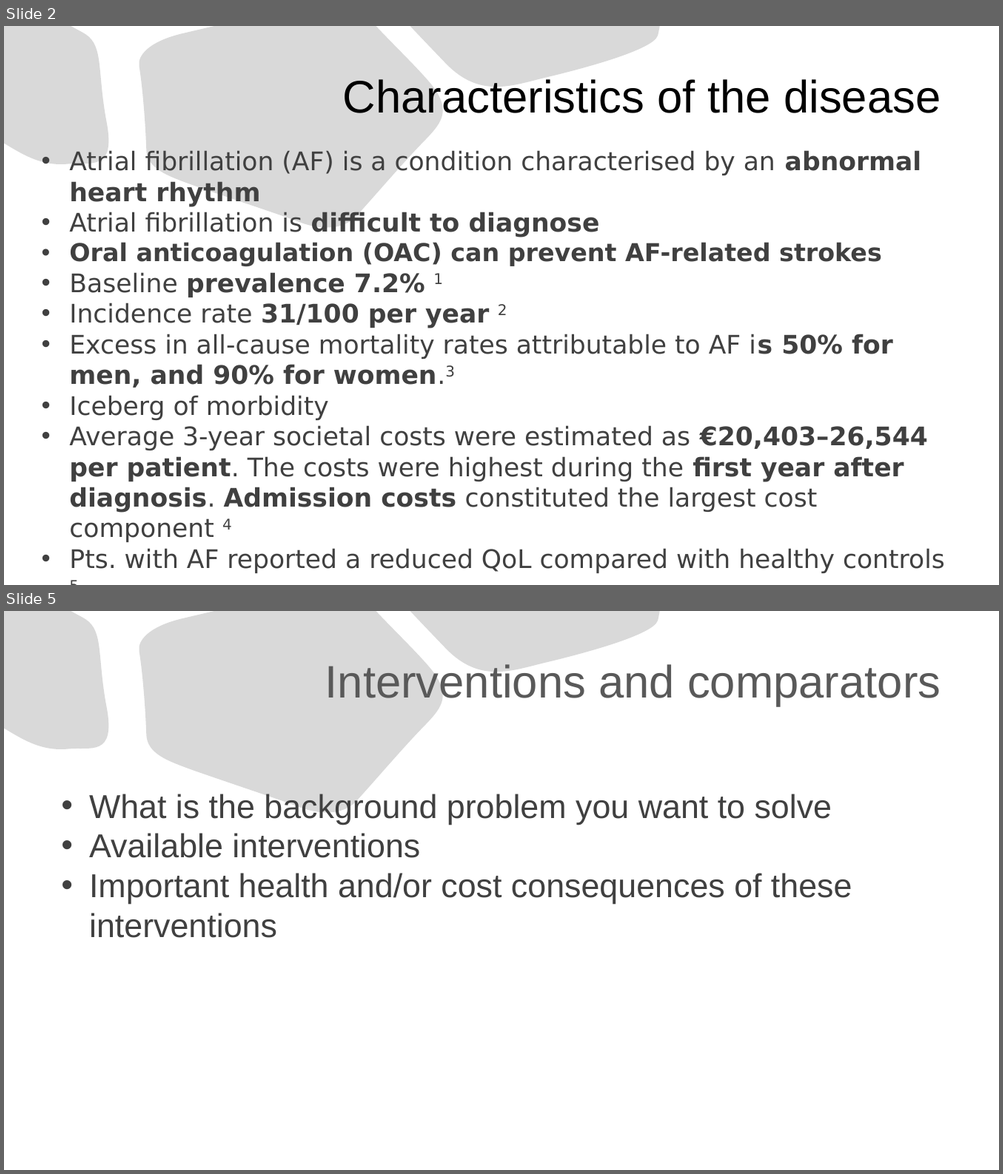
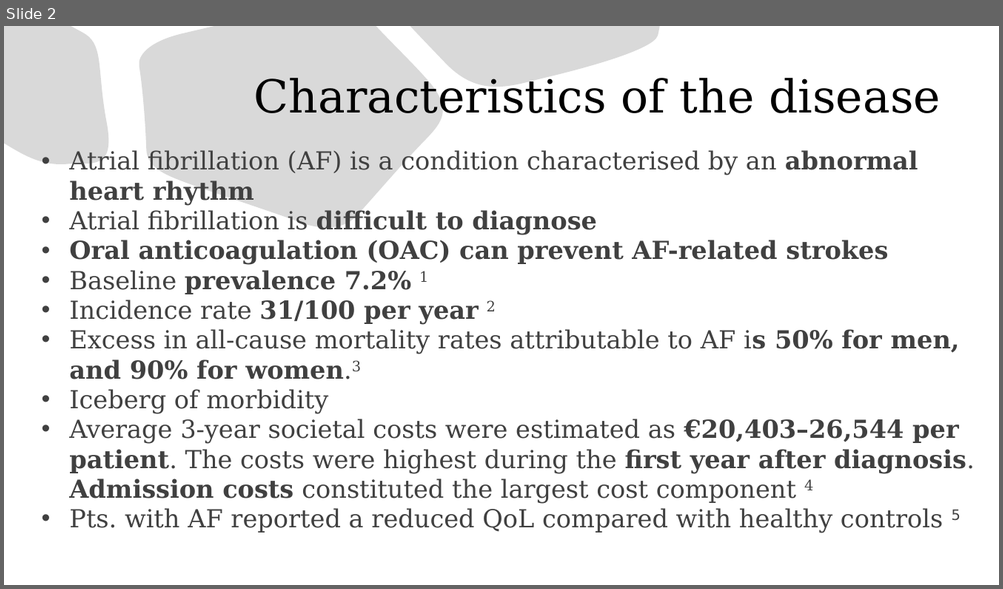
Before and after one commit to kostadinoff/SMU_seminar_in_economic-_evaluation_in_Healthcare, a slide deck: group_assigment/group_assigment.pptx. Shown one above the other, each under a label of ours: slides 2 and 5 before the commit, slide 2 after it; the slides between them are not shown. The pictures are 1003x1174 and 1003x589 pixels, drawn with LibreOffice and Linux fonts; fonts in the diff are those of the drawing. Boxes give left, top, right and bottom in pixels: in the first picture for what was removed or moved away, otherwise in the second. Text is boxed around its words. In the diff, an @@ line names an element or a change of style, - is before the commit and + after.

```diff
--- a/group_assigment/group_assigment.pptx
+++ b/group_assigment/group_assigment.pptx
@@ slide 5 removed at (4, 611, 999, 1170), background #FFFFFF; not listed: 3 template elements that a slide beside it also shows @@
@@ title removed at (325, 664, 940, 706) @@
-Interventions and comparators
@@ text removed at (89, 794, 852, 938) @@
-• What is the background problem you want to solve
-• Available interventions
-• Important health and/or cost consequences of these interventions
@@ slide 2 changed as well @@
@@ title "Characteristics of the disease" at (254, 78, 940, 113): font Arial to DejaVu Serif @@
@@ text "Atrial fibrillation (AF) is a ..." at (69, 150, 974, 534): size 24.7 to 24 pt, font DejaVu Sans to DejaVu Serif; size 23.8 to 24 pt in "Oral anticoagulation (OAC) can prevent AF-related strokes" @@
```
Also in this commit, not shown: 5 other slides changed, 7 slides added, 6 other slides removed, 9 other files.
